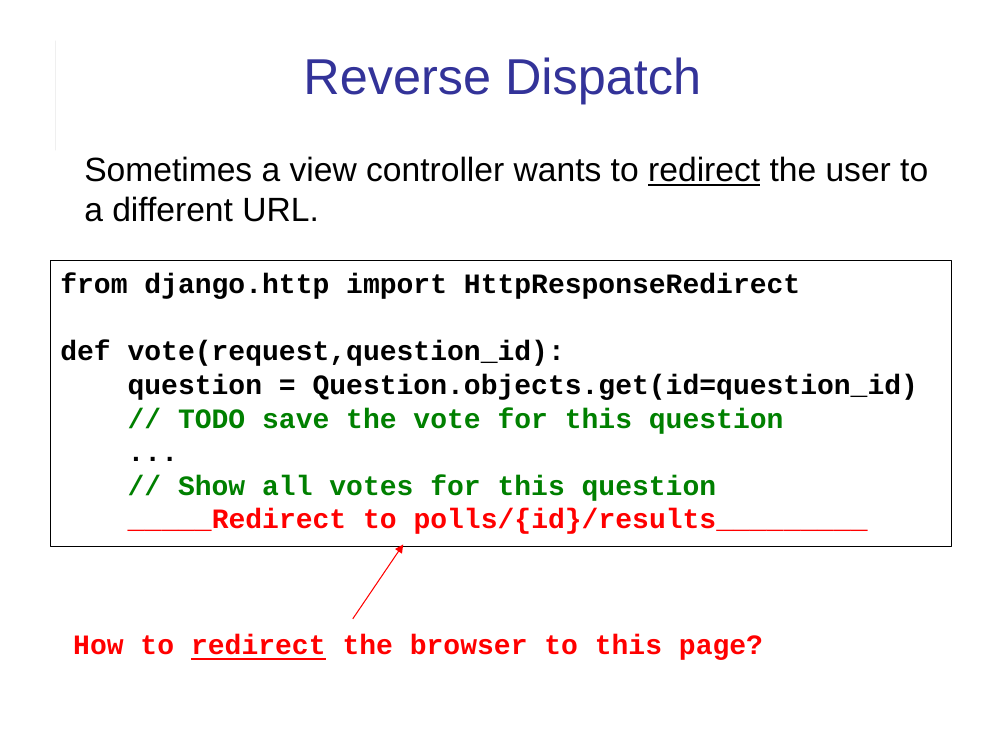
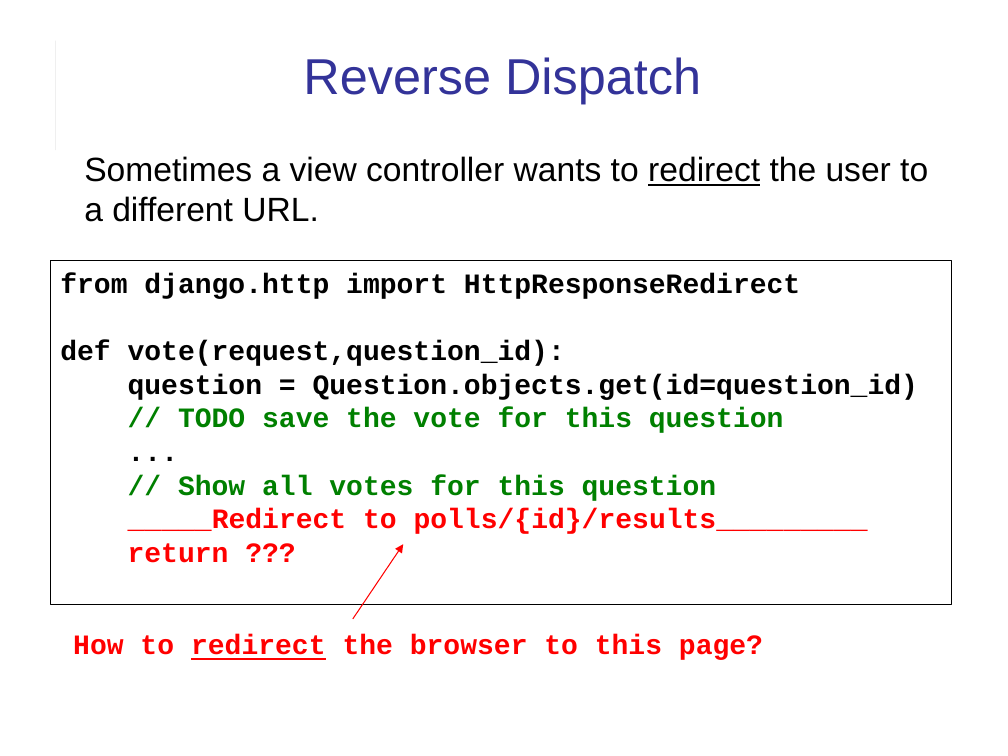
Before and after one commit to cpske/ISP, a slide deck: slide 18 of django/Django-review-1.ppt (slide 17 before the commit). Drawn at 1008x756 pixels with LibreOffice and Linux fonts; fonts in the diff are those of the drawing. Boxes give left, top, right and bottom in pixels: in the first picture for what was removed or moved away, otherwise in the second. Text is boxed around its words. In the diff, an @@ line names an element or a change of style, - is before the commit and + after.

```diff
--- a/django/Django-review-1.ppt
+++ b/django/Django-review-1.ppt
@@ rectangle "from django.http import HttpResponseRedirect": place and size @@
-rectangle "from django.http import HttpResponseRedirect" at bbox=[50, 261, 952, 546]
+rectangle "from django.http import HttpResponseRedirect" at bbox=[50, 261, 952, 605]
@@ text in rectangle at bbox=[128, 543, 229, 563]: paragraph added @@
+return ???
```
Also in this commit, not shown: 18 other slides changed, 1 slide added, 1 other file.
